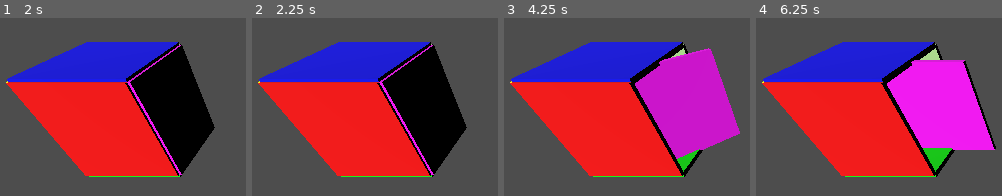
Above: before the commit, frames 1-4 (left to right).
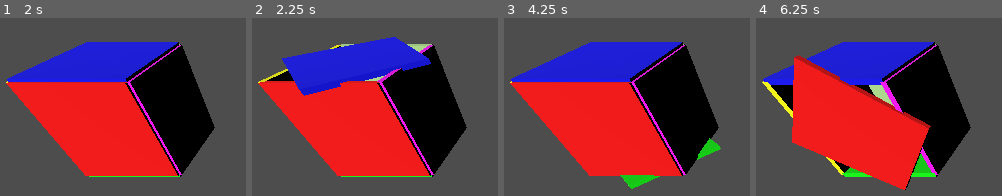
Above: after the commit, the same moments.

Repository: dissapointin/in_puzzle_game
Game: Godot game, scene res://scenes/game.tscn
The game is run twice, just before and just after one commit, with the same random seed, the same clock (stepped at 60 frames per second) and the same inputs. This scene is started directly instead of the project's main scene.
Inputs:
- Up to frame 1 (2 s): tap Enter at 0.5 s; tap Space at 1.25 s
- Up to frame 2 (2.25 s): tap Enter at 2 s
- Up to frame 3 (4.25 s): tap Space at 2.75 s; tap Enter at 3.5 s
- Up to frame 4 (6.25 s): tap Space at 5 s

Frame 1 is identical in both runs. In frame 2, 4.5% of the frame differs, in the area x 2-73%, y 10-44%; in frame 3, 19%; in frame 4, 25%, in the area x 2-98%, y 15-97%.
Error before the commit: Out of bounds get index '0' (on base: 'Dictionary') (res://scripts/classes/cube.gd:17)

Commit message:
fixes, working

Diff:
--- a/scripts/classes/cube.gd
+++ b/scripts/classes/cube.gd
@@ -15,7 +15,6 @@
 		return
 
 	var side_node: Side = sides[side]
-
 	if not side_node:
 		printerr("side doesnt exist, define the side using Cube.set_side(Node3D, Side.SIDE)")
 		return
--- a/scripts/classes/side.gd
+++ b/scripts/classes/side.gd
@@ -23,8 +23,8 @@
 	return total / count if count > 0 else Vector3.ZERO
 
 # returns the unit vector based of the SIDE enum
-func get_vector_from_side(side: SIDE) -> Vector3:
-	match side:
+func get_vector_from_side(s: SIDE) -> Vector3:
+	match s:
 		SIDE.TOP: return Vector3.UP
 		SIDE.BOTTOM: return Vector3.DOWN
 		SIDE.LEFT: return Vector3.LEFT
--- a/scripts/test_script.gd
+++ b/scripts/test_script.gd
@@ -6,13 +6,12 @@
 	await get_tree().create_timer(seconds).timeout
 
 func _ready() -> void:
-	cube.set_side(cube.get_node("Side_TOP"), Side.SIDE.BOTTOM)
+	cube.set_side(cube.get_node("Side_TOP"), Side.SIDE.TOP)
 	cube.set_side(cube.get_node("Side_BOTTOM"), Side.SIDE.BOTTOM)
-	cube.set_side(cube.get_node("Side_FRONT"), Side.SIDE.BOTTOM)
-	cube.set_side(cube.get_node("Side_BACK"), Side.SIDE.BOTTOM)
-	cube.set_side(cube.get_node("Side_LEFT"), Side.SIDE.BOTTOM)
-	cube.set_side(cube.get_node("Side_RIGHT"), Side.SIDE.BOTTOM)
-	print("s")
+	cube.set_side(cube.get_node("Side_FRONT"), Side.SIDE.FRONT)
+	cube.set_side(cube.get_node("Side_BACK"), Side.SIDE.BACK)
+	cube.set_side(cube.get_node("Side_LEFT"), Side.SIDE.LEFT)
+	cube.set_side(cube.get_node("Side_RIGHT"), Side.SIDE.RIGHT)
 
 	await wait(2)
 	print("top")
